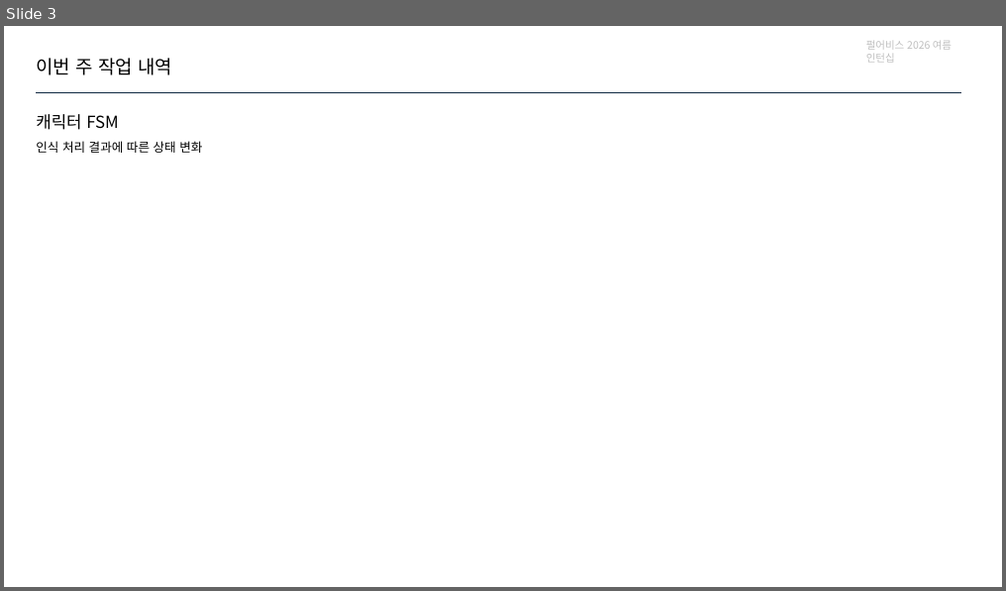
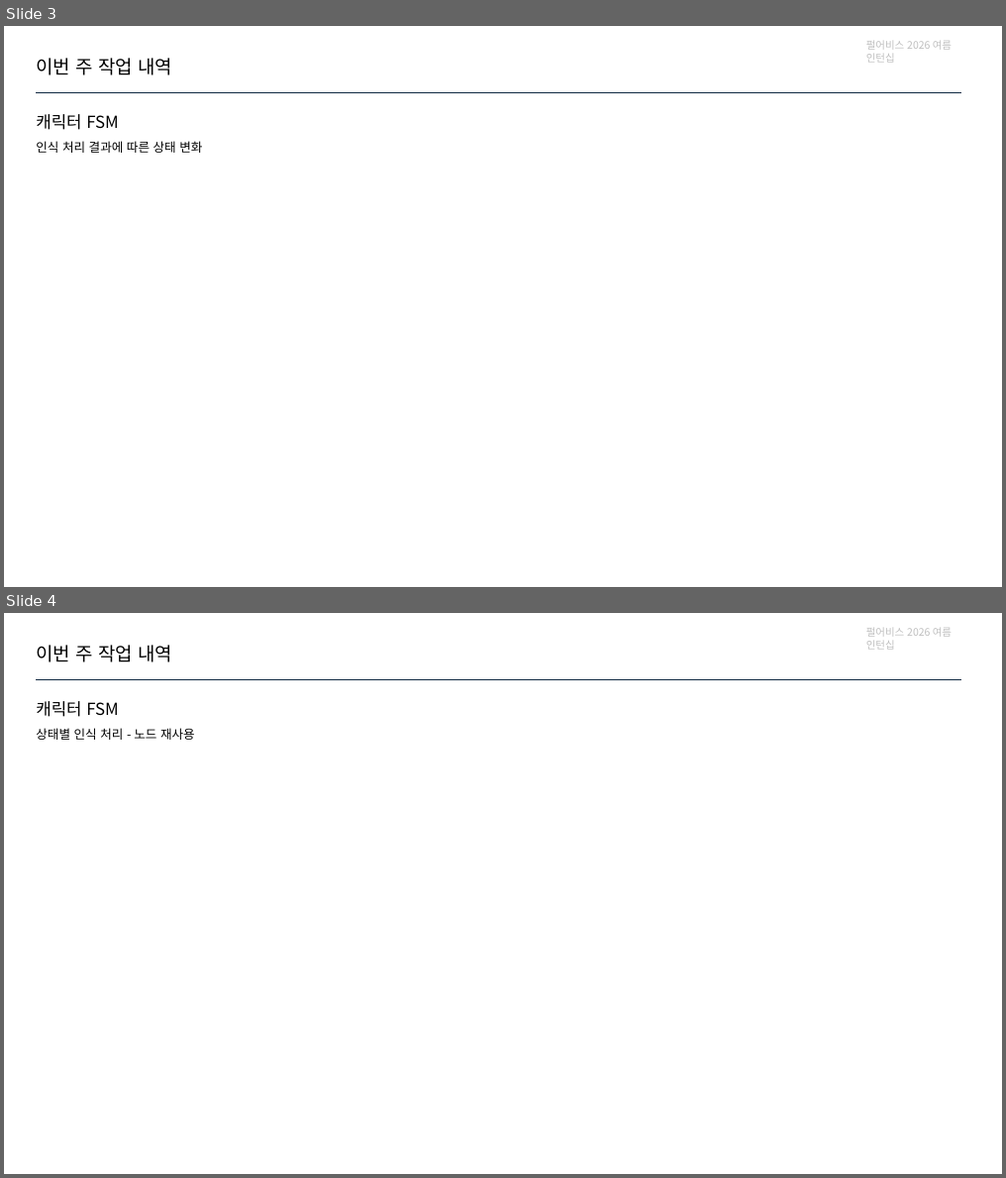
Before and after one commit to jhk0701/PA26-Character-Animation-Parkour, a slide deck: PPT/week4.pptx. Shown one above the other, each under a label of ours: slide 3 before the commit, slides 3 and 4 after it. The pictures are 1006x591 and 1006x1178 pixels, drawn with LibreOffice and Linux fonts; fonts in the diff are those of the drawing. Boxes give left, top, right and bottom in pixels: in the first picture for what was removed or moved away, otherwise in the second. Text is boxed around its words. In the diff, an @@ line names an element or a change of style, - is before the commit and + after.

```diff
--- a/PPT/week4.pptx
+++ b/PPT/week4.pptx
@@ slide 4 added at <box>4,613,1002,1174</box>, background #FFFFFF @@
@@ text added at <box>866,628,951,650</box>, 10 pt, text #BFBFBF @@
+펄어비스 2026 여름 인턴십
@@ text added at <box>36,645,172,663</box>, 18 pt, text #000000 @@
+이번 주 작업 내역
@@ text added at <box>36,701,118,717</box>, 16 pt, text #000000 @@
+캐릭터 FSM
@@ line added from (36, 680) to (961, 680), #0E2841 1.5 pt @@
@@ text added at <box>36,728,195,740</box>, 12 pt, text #000000 @@
+상태별 인식 처리 - 노드 재사용
```
Also in this commit, not shown: 5 other files.
